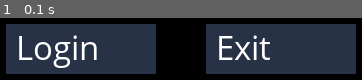
Above: before the commit, frame 1.
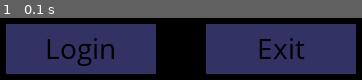
Above: after the commit, the same moment.

Repository: mattsavin/pygameLogin
Game: pygame game, started from main.py
The game is run twice, just before and just after one commit, with the same random seed, the same clock (stepped at 60 frames per second) and the same inputs.
Inputs:
- Up to frame 1 (0.1 s): no input

The runs differ from the first frame. In frame 1, 66% of the frame differs, in the area x 1-99%, y 9-91%.

Commit message:
button hovering logic and reformatted button class

Diff:
--- a/button.py
+++ b/button.py
@@ -2,11 +2,29 @@
 
 
 class Button:
-    def __init__(self, screen):
-        self.screen = screen
+    def __init__(self, color, x, y, width, height, text=""):
+        self.color = color
+        self.x = x
+        self.y = y
+        self.width = width
+        self.height = height
+        self.text = text
 
-    def draw_button(self,  width, height, pos_x, pos_y, text, font):
-        pygame.draw.rect(self.screen, [40, 50, 70], [pos_x, pos_y, width, height])
-        pygame_font = pygame.font.SysFont(font, 35)
-        pygame_text = pygame_font.render(text, True, (255, 255, 255))
-        self.screen.blit(pygame_text, (pos_x + 10, pos_y))
+    def draw(self, screen, outline=None):
+        if outline:
+            pygame.draw.rect(screen, outline, (self.x - 2, self.y - 2, self.width + 4, self.height + 4), 0)
+
+        pygame.draw.rect(screen, self.color, (self.x, self.y, self.width, self.height))
+
+        if self.text != "":
+            font = pygame.font.SysFont("Comic Sans MS", 30)
+            text = font.render(self.text, True, (0, 0, 0))
+            screen.blit(text,
+                        (self.x + (self.width / 2 - text.get_width() / 2),
+                         self.y + (self.height / 2 - text.get_height() / 2)))
+
+    def is_hovering(self, pos):
+        if self.x < pos[0] < self.x + self.width and self.y < pos[1] < self.y + self.height:
+            return True
+        else:
+            return False
--- a/main.py
+++ b/main.py
@@ -15,22 +15,19 @@
             pygame.quit()
             exit()
         elif event.type == pygame.MOUSEBUTTONDOWN:
-            mouse = pygame.mouse.get_pos()
-            if LOGIN_BUTTON_X <= mouse[0] <= LOGIN_BUTTON_X + BUTTON_WIDTH and \
-                    LOGIN_BUTTON_Y <= mouse[1] <= LOGIN_BUTTON_Y + BUTTON_HEIGHT:
-                print("hit login button")
-            elif EXIT_BUTTON_X <= mouse[0] <= EXIT_BUTTON_X + BUTTON_WIDTH and \
-                    EXIT_BUTTON_Y <= mouse[1] <= EXIT_BUTTON_Y + BUTTON_HEIGHT:
-                pygame.quit()
-                exit()
+            pass
 
 
 def draw(screen):
     screen.fill((0, 0, 0))
 
-    button = Button(screen)
-    button.draw_button(BUTTON_WIDTH, BUTTON_HEIGHT, LOGIN_BUTTON_X, LOGIN_BUTTON_Y, "Login", "Comic Sans MS")
-    button.draw_button(BUTTON_WIDTH, BUTTON_HEIGHT, EXIT_BUTTON_X, EXIT_BUTTON_Y, "Exit", "Comic Sans MS")
+    login_button = Button((50, 50, 100), LOGIN_BUTTON_X, LOGIN_BUTTON_Y, BUTTON_WIDTH, BUTTON_HEIGHT, "Login")
+    exit_button = Button((50, 50, 100), EXIT_BUTTON_X, EXIT_BUTTON_Y, BUTTON_WIDTH, BUTTON_HEIGHT, "Exit")
+
+    if login_button.is_hovering(pygame.mouse.get_pos()):
+        print("hover!")
+    login_button.draw(screen)
+    exit_button.draw(screen)
 
     pygame.display.flip()
 
@@ -45,8 +42,8 @@
     screen = pygame.display.set_mode((640, 480))
 
     while True:
-        update(dt)
         draw(screen)
+        update(dt, )
 
         dt = fps_clock.tick()
 
